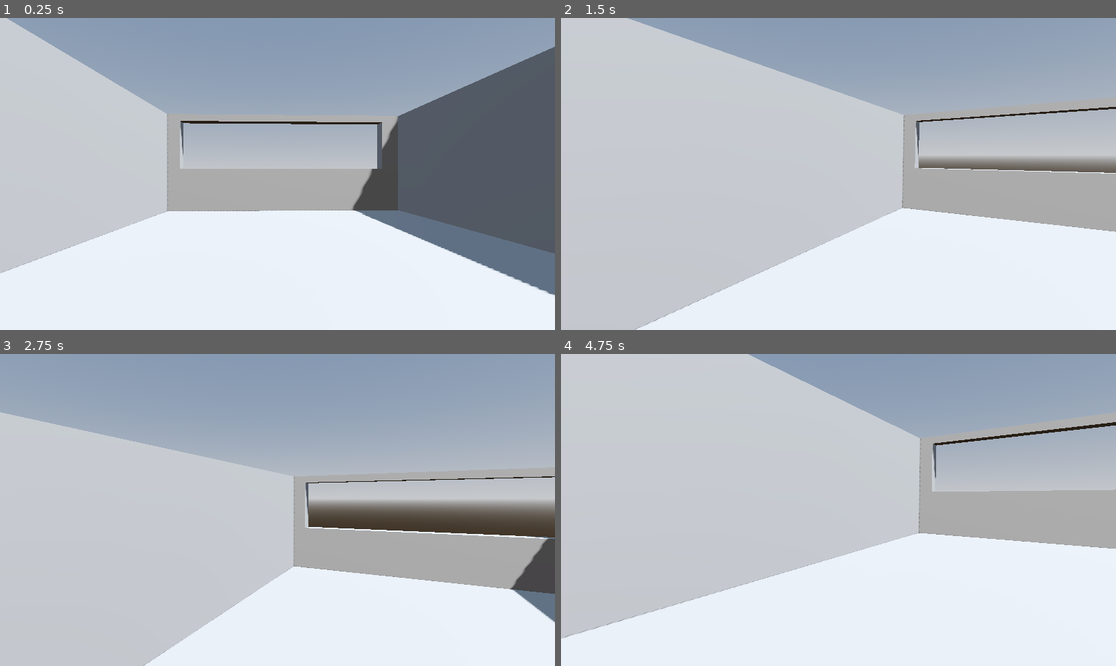
Above: before the commit, frames 1-4 (two rows, left to right).
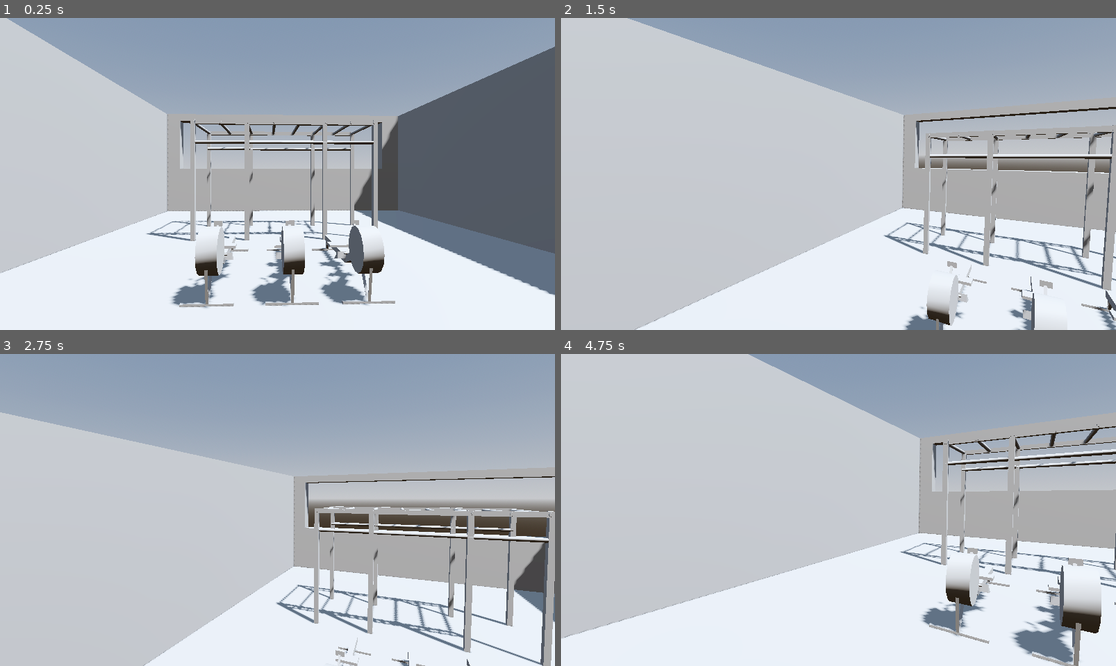
Above: after the commit, the same moments.

Repository: filloso/aps112
Game: Godot game, scene res://scenes/weight_room.tscn
Same seed, same stepped clock (60 frames per second), same inputs: the game is played once before the commit and once after it.
Inputs (mouse positions are in pixels of both pictures, inside the frame that each line leads up to):
- Up to frame 1 (0.25 s): no input
- Up to frame 2 (1.5 s): tap Enter (ui_accept) at 0.5, 0.77 s; move the mouse to (960, 158) at 0.52 s; hold Right (ui_right) 0.53-1.28 s; tap Shift (sprint) at 0.6, 1.35 s; click (960, 158) at 0.67 s; move the mouse to (810, 174) at 1.27 s; hold Up (ui_up) from 1.28 s (still down)
- Up to frame 3 (2.75 s): keep holding Up (ui_up); tap Enter (ui_accept) at 1.52, 2 s; move the mouse to (288, 503) at 2.02 s; tap Shift (sprint) at 2.1 s
- Up to frame 4 (4.75 s): keep holding Up (ui_up); move the mouse to (832, 516) at 2.77 s; tap Shift (sprint) at 2.85, 3.6, 4.35 s; click (832, 516) at 2.92 s; tap Enter (ui_accept) at 3.02, 3.5, 3.77, 4.52 s; move the mouse to (877, 513) at 3.52 s; move the mouse to (794, 506) at 4.27 s

The runs differ from the first frame. In frame 1, 6.6% of the frame differs, in the area x 26-72%, y 32-94%; in frame 2, 5.3%; in frame 3, 5.7%; in frame 4, 6.3%.

Commit message:
Update weight_room.tscn

Diff:
--- a/scenes/weight_room.tscn
+++ b/scenes/weight_room.tscn
@@ -1,8 +1,10 @@
-[gd_scene load_steps=7 format=3 uid="uid://dv6fn7t6ty416"]
+[gd_scene load_steps=9 format=3 uid="uid://dv6fn7t6ty416"]
 
 [ext_resource type="PackedScene" uid="uid://bs72ogkvdd7d6" path="res://addons/proto_controller/proto_controller.tscn" id="1_k2agc"]
 [ext_resource type="PackedScene" uid="uid://dveunjwnwphm5" path="res://scenes/upperGymTeleporter.tscn" id="2_5ws8j"]
 [ext_resource type="PackedScene" uid="uid://bpw88aac1h5en" path="res://scenes/corridorTeleporter.tscn" id="3_f50ur"]
+[ext_resource type="PackedScene" uid="uid://dxpk8fwu246af" path="res://machines/upper_gym_machines/concept_2_rowing_machines.tscn" id="4_0078c"]
+[ext_resource type="PackedScene" uid="uid://3666jfguamgv" path="res://machines/upper_gym_machines/monkey_bars.tscn" id="5_m111f"]
 
 [sub_resource type="ProceduralSkyMaterial" id="ProceduralSkyMaterial_dkpty"]
 sky_horizon_color = Color(0.64625, 0.65575, 0.67075, 1)
@@ -75,3 +77,17 @@
 
 [node name="upperGymTeleporter" parent="Teleports" instance=ExtResource("2_5ws8j")]
 transform = Transform3D(1, 0, 0, 0, 1, 0, 0, 0, 1, 11.3247, 0.875538, -1.75929)
+
+[node name="CSGCombiner3D2" type="CSGCombiner3D" parent="."]
+
+[node name="Concept2RowingMachines" parent="." instance=ExtResource("4_0078c")]
+transform = Transform3D(1, 0, 0, 0, 1, 0, 0, 0, 1, -0.673589, 0.352828, 1.2534)
+
+[node name="Concept2RowingMachines2" parent="." instance=ExtResource("4_0078c")]
+transform = Transform3D(1, 0, 0, 0, 1, 0, 0, 0, 1, -0.673589, 0.352828, 0.282651)
+
+[node name="Concept2RowingMachines3" parent="." instance=ExtResource("4_0078c")]
+transform = Transform3D(1, 0, 0, 0, 1, 0, 0, 0, 1, -0.673589, 0.352828, -0.60793)
+
+[node name="monkey_bars" parent="." instance=ExtResource("5_m111f")]
+transform = Transform3D(0, 0, -1, 0, 1, 0, 1, 0, 0, -3.61004, 1.62, 0.183187)
